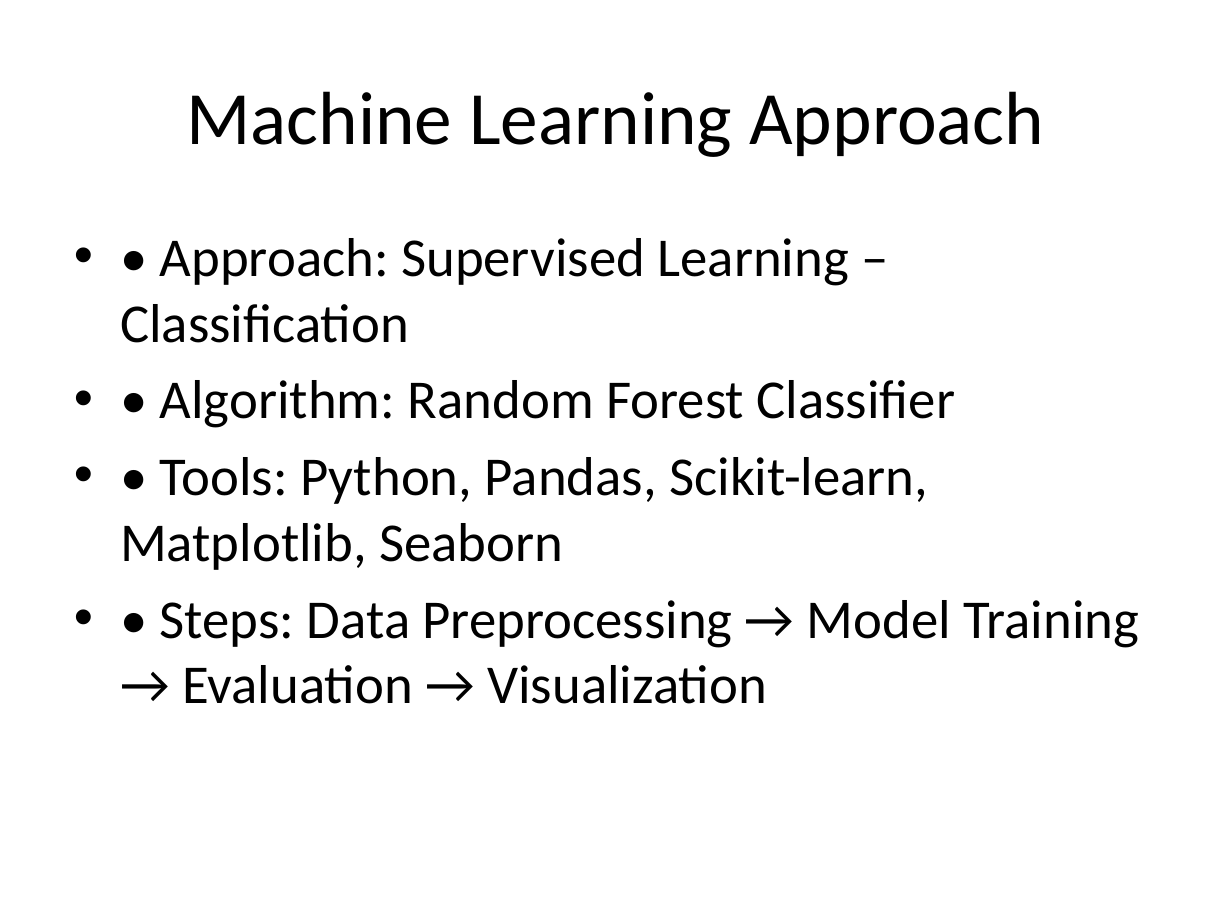
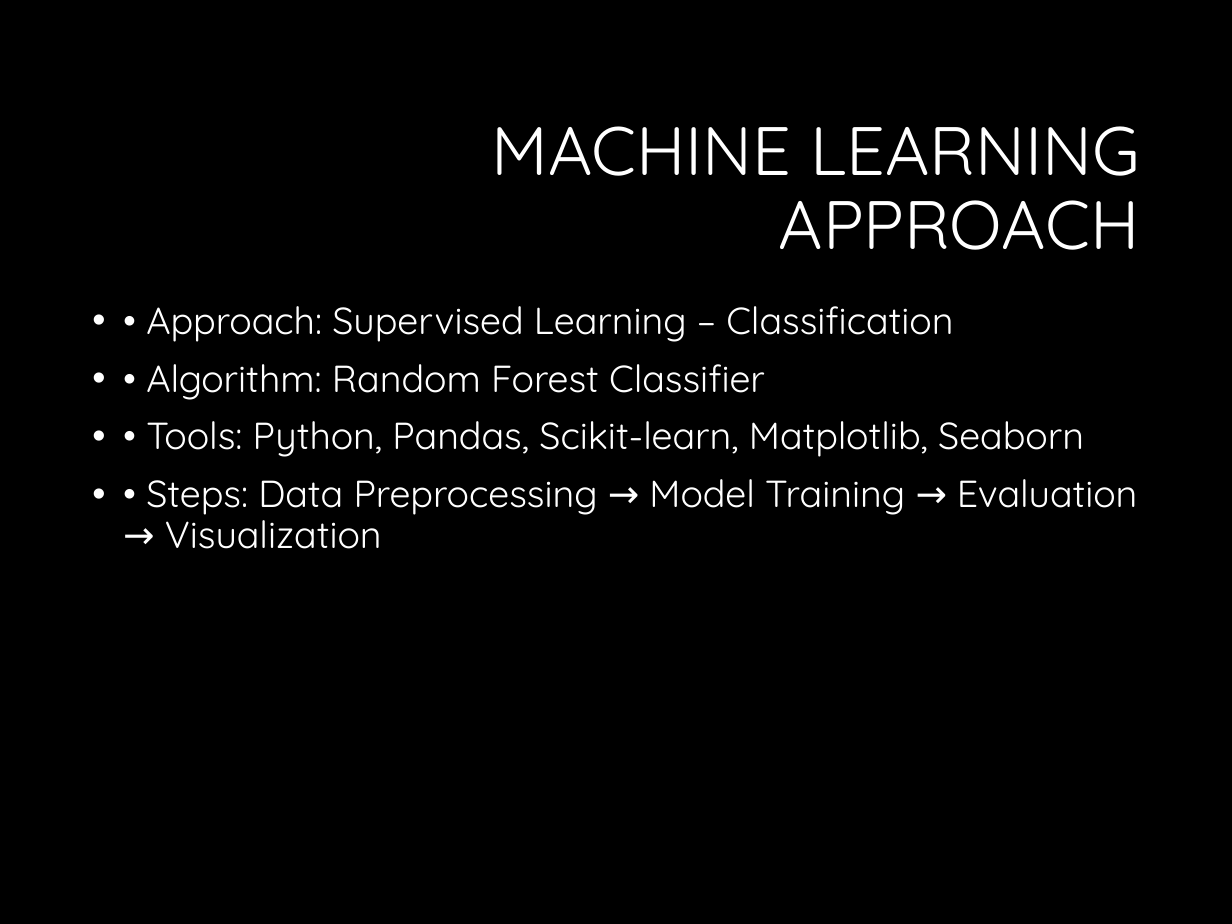
Before and after one commit to Jowekbeltan/AI-MACHINE-LEARNING, a slide deck: slide 4 of SDG3_Diabetes_Prediction_Presentation.pptx. Drawn at 1232x924 pixels with LibreOffice and Linux fonts; fonts in the diff are those of the drawing; background and template pictures are left out. Boxes give left, top, right and bottom in pixels: in the first picture for what was removed or moved away, otherwise in the second. Text is boxed around its words. In the diff, an @@ line names an element or a change of style, - is before the commit and + after.

```diff
--- a/SDG3_Diabetes_Prediction_Presentation.pptx
+++ b/SDG3_Diabetes_Prediction_Presentation.pptx
@@ background #FFFFFF to #000000 @@
@@ title at [492,126,1140,250]: text changed; size 44 to 40 pt; font Calibri to Quicksand; text colour #000000 to #FFFFFF @@
-Machine Learning Approach
+MACHINE LEARNING APPROACH
@@ text "• Approach: Supervised Learning – ...": place and size @@
-text "• Approach: Supervised Learning – ..." at [120,238,1139,704]
+text "• Approach: Supervised Learning – ..." at [146,306,1138,549]
@@ text "• Approach: Supervised Learning – ..." at [146,306,1138,549]: size 32 to 22 pt, font Calibri to Quicksand, text colour #000000 to #FFFFFF; indent changed; line spacing 1 to 0.9; more space between paragraphs @@
```
Also in this commit, not shown: 6 other slides changed.
